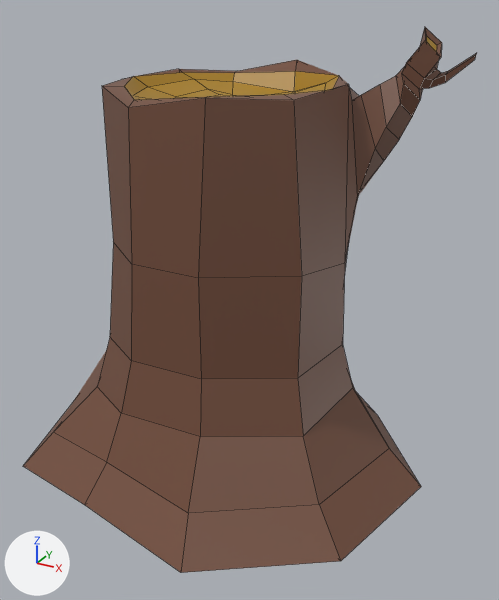
The FBX model Assets/Environments/Models/stump_001.fbx as it was, and as the next commit left it.
The view is the same before and after, from a camera (50 mm lens) standing at (2.25, -13.44, 5.64) and looking at (-1.77, -6.14, 1.99). Every picture has the same lights, and +X, +Y and +Z are marked at lower left. Mesh edges are drawn as thin lines.

Script lines for the objects in view, before the commit:
```python
me_cylinder_000 = bpy.data.meshes.new('Cylinder.000')
me_cylinder_000.from_pydata(...)  # 172 vertices, 170 faces; spans x -3.33..2.2, y -2.72..2.49, z -3.26..2.36
# faces by material slot: [133, 37]
me_cylinder_000.materials.append(mat_material_001)  # brown #744e3c
me_cylinder_000.materials.append(mat_material_002)  # yellow #aa821b
ob_stump_001 = bpy.data.objects.new('stump_001', me_cylinder_000)
ob_stump_001.location = (-1.53, -5.94, 2.98)
```
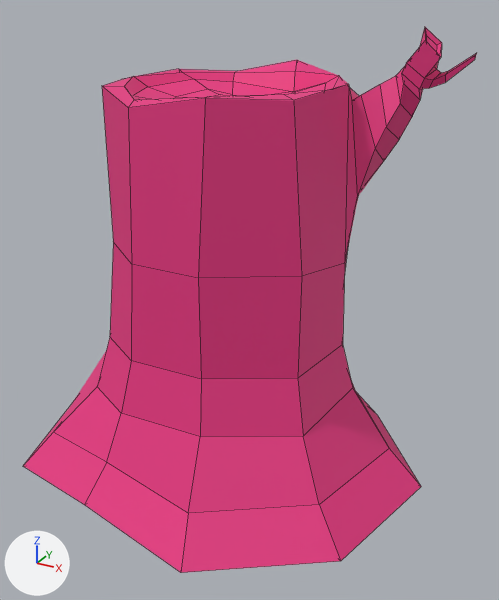
Location of each change, [x1, y1, x2, y2] in pixels of the pictures (499 x 600 px):
part 1 of me_cylinder_000, recoloured (brown to pink): [23, 27, 477, 573] in both
part 2 of me_cylinder_000, recoloured (brown to pink): [124, 36, 437, 100] in both

The edits, one by one:
Material 'stump_001' (mat_stump_001) is new.
Its base color is (0.8, 0.036, 0.221) (pink #e73581).
Its roughness is 0.69.
me_cylinder_000 has 172 vertices, 170 faces and spans x -3.33..2.2, y -2.72..2.49, z -3.26..2.36.
me_cylinder_000 is used by ob_stump_001; location (-1.53, -5.94, 2.98).
me_cylinder_000 part 1: all 133 faces that had it switch from mat_material_001 (brown #744e3c) to mat_stump_001 (pink #e73581).
me_cylinder_000 part 2: all 37 faces that had it switch from mat_material_002 (yellow #aa821b) to mat_stump_001 (pink #e73581).
